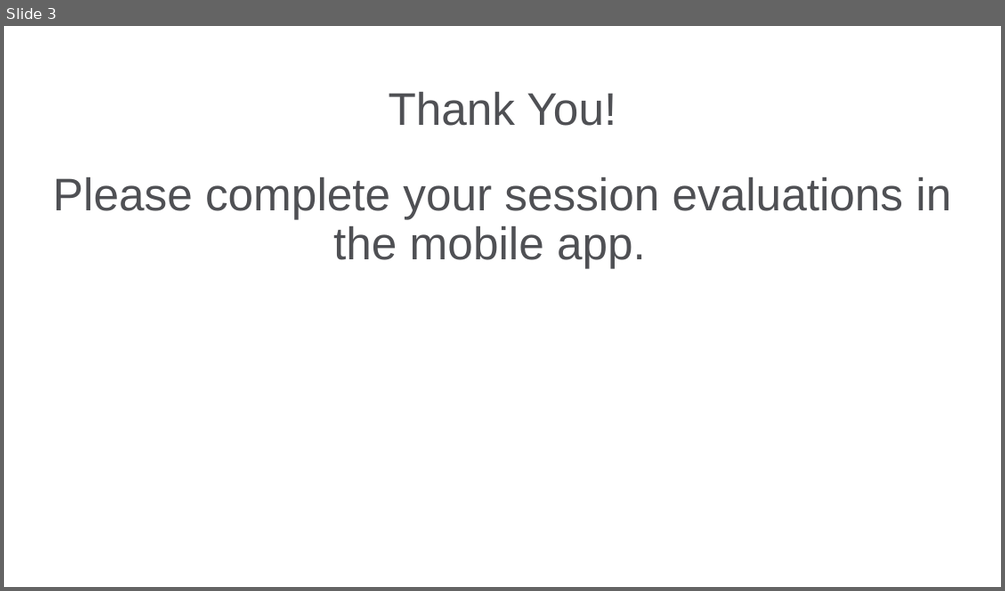
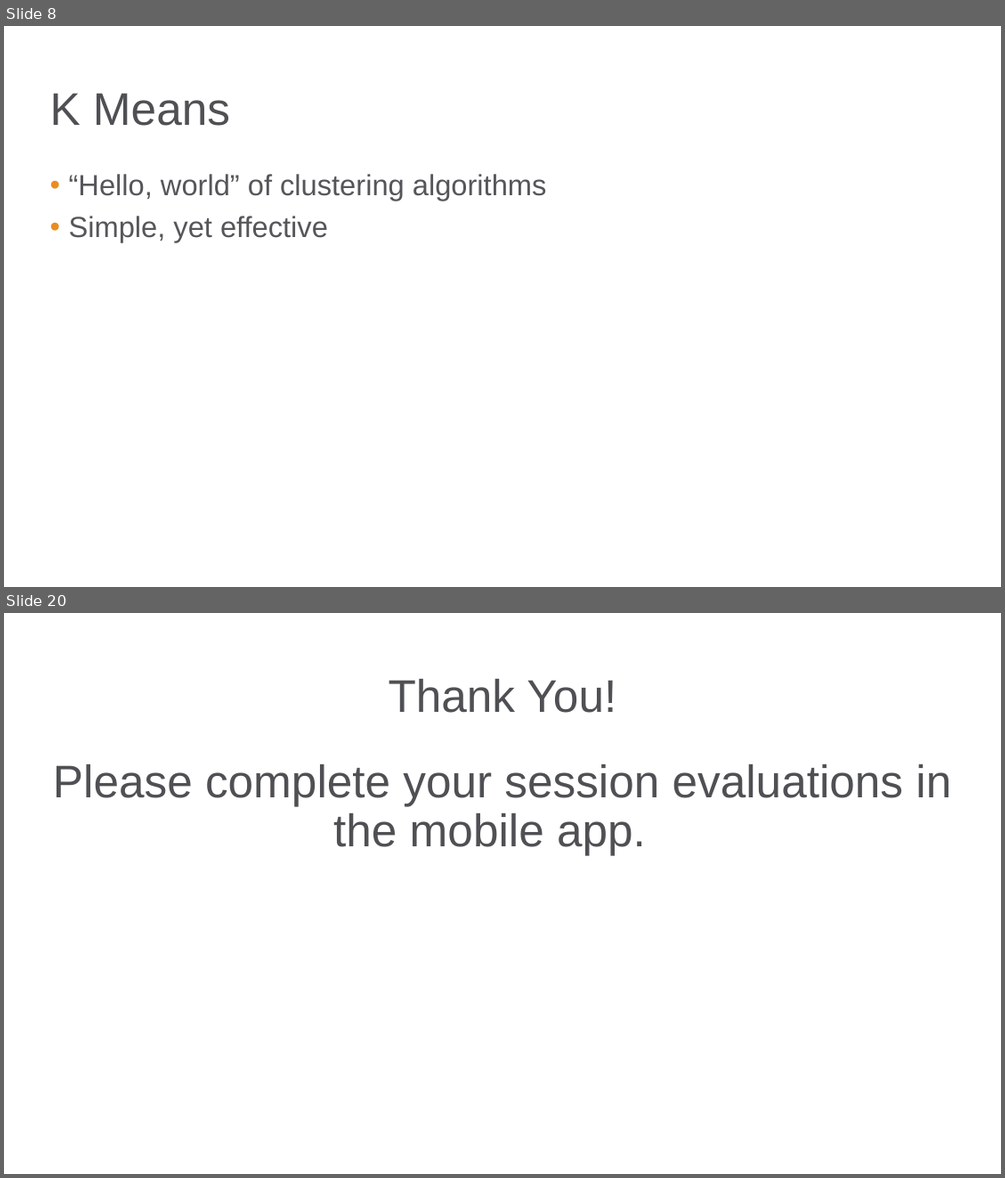
Before and after one commit to bgstieber/APRA-PD-DAS-2019, a slide deck: Generating Insights from Clustering Large Donors - BStieber APRA DAS19.pptx. Shown one above the other, each under a label of ours: slide 3 before the commit, slides 8 and 20 after it; the slides between them are not shown. The pictures are 1005x591 and 1005x1178 pixels, drawn with LibreOffice and Linux fonts; fonts in the diff are those of the drawing; background and template pictures are left out. Boxes give left, top, right and bottom in pixels: in the first picture for what was removed or moved away, otherwise in the second. Text is boxed around its words. In the diff, an @@ line names an element or a change of style, - is before the commit and + after.

```diff
--- a/Generating Insights from Clustering Large Donors - BStieber APRA DAS19.pptx
+++ b/Generating Insights from Clustering Large Donors - BStieber APRA DAS19.pptx
@@ slide 8 added at bbox=[4, 26, 1001, 587], background picture (left out) @@
@@ title added at bbox=[50, 93, 230, 126], 33 pt, text #4F5054 @@
+K Means
@@ text added at bbox=[69, 174, 547, 242], 21 pt, text #55565A @@
+• “Hello, world” of clustering algorithms
+• Simple, yet effective
@@ what was slide 3 is now slide 20 @@
```
Also in this commit, not shown: 2 slides changed, 16 other slides added, 1 other file.
